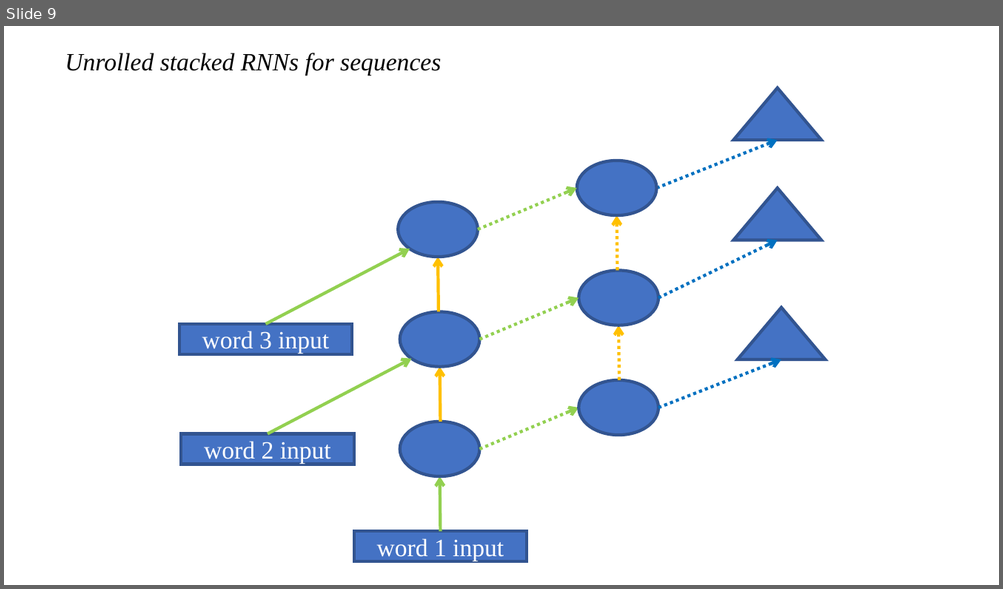
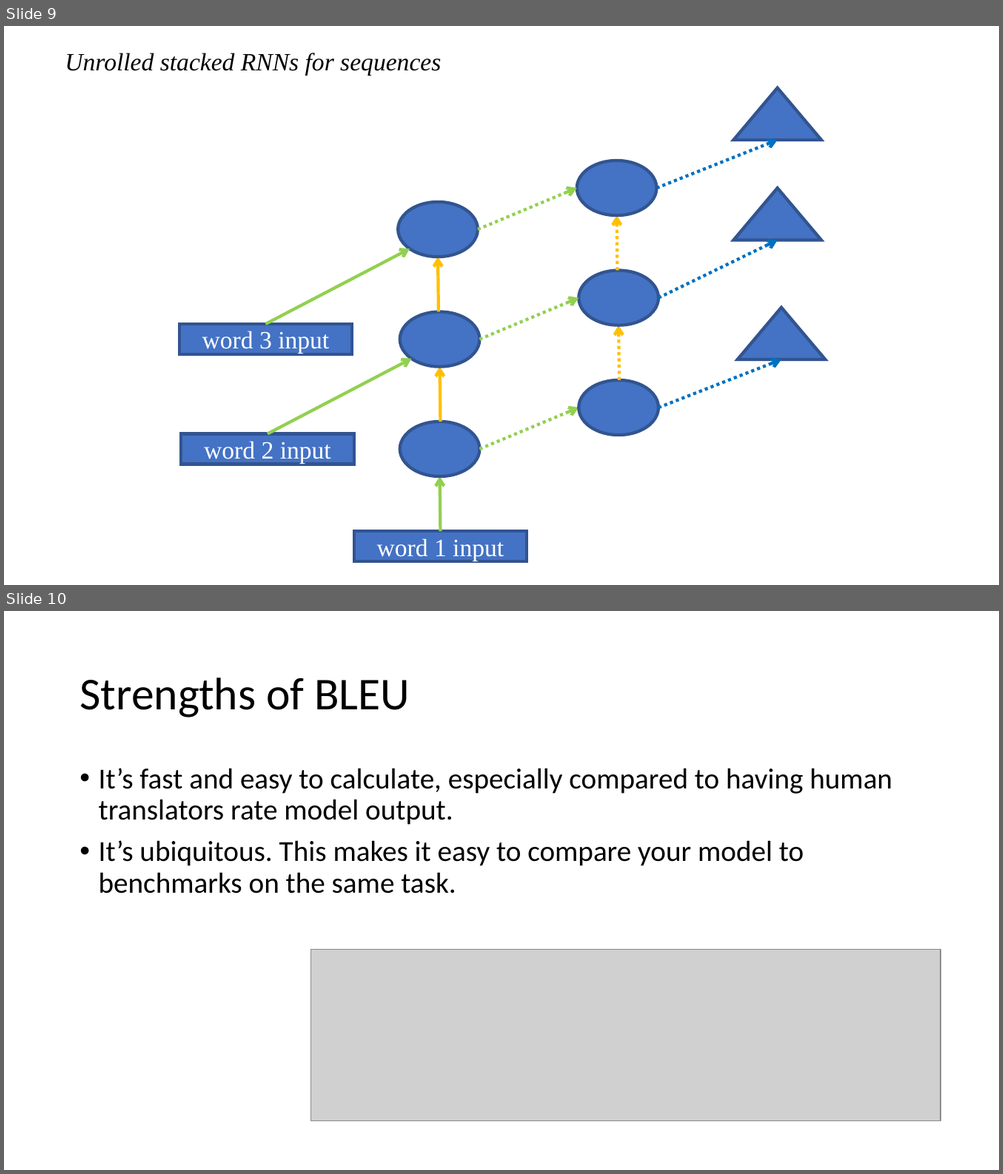
Before and after one commit to tramslegend/course-nlp, a slide deck: RNNs.pptx. Shown one above the other, each under a label of ours: slide 9 before the commit, slides 9 and 10 after it. The pictures are 1003x589 and 1003x1174 pixels, drawn with LibreOffice and Linux fonts; fonts in the diff are those of the drawing; grey boxes stand for pictures. Boxes give left, top, right and bottom in pixels: in the first picture for what was removed or moved away, otherwise in the second. Text is boxed around its words. In the diff, an @@ line names an element or a change of style, - is before the commit and + after.

```diff
--- a/RNNs.pptx
+++ b/RNNs.pptx
@@ slide 10 added at (4,611,999,1170), background #FFFFFF @@
@@ title added at (79,678,410,718), 44 pt, text #000000 @@
+Strengths of BLEU
@@ text added at (99,768,892,894), 28 pt, text #000000 @@
+• It’s fast and easy to calculate, especially compared to having human translators rate model output.
+• It’s ubiquitous. This makes it easy to compare your model to benchmarks on the same task.
@@ picture added at (310,950,940,1122) @@
```
Also in this commit, not shown: 7 other slides added, 3 other files.
